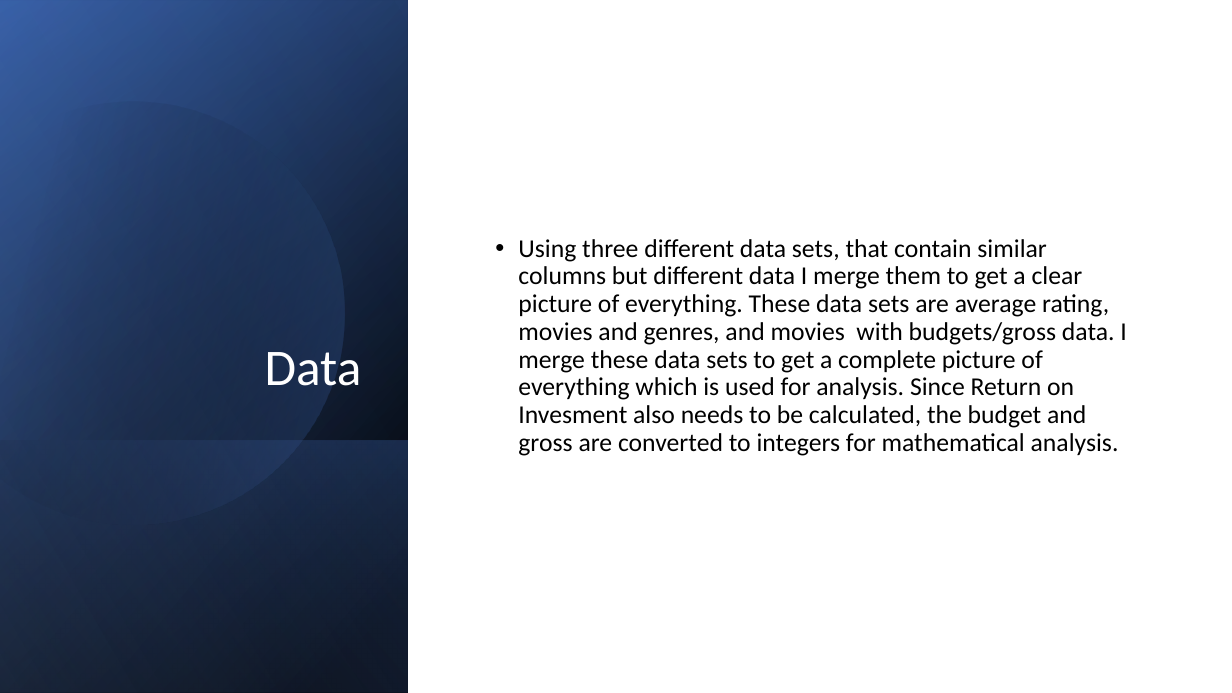
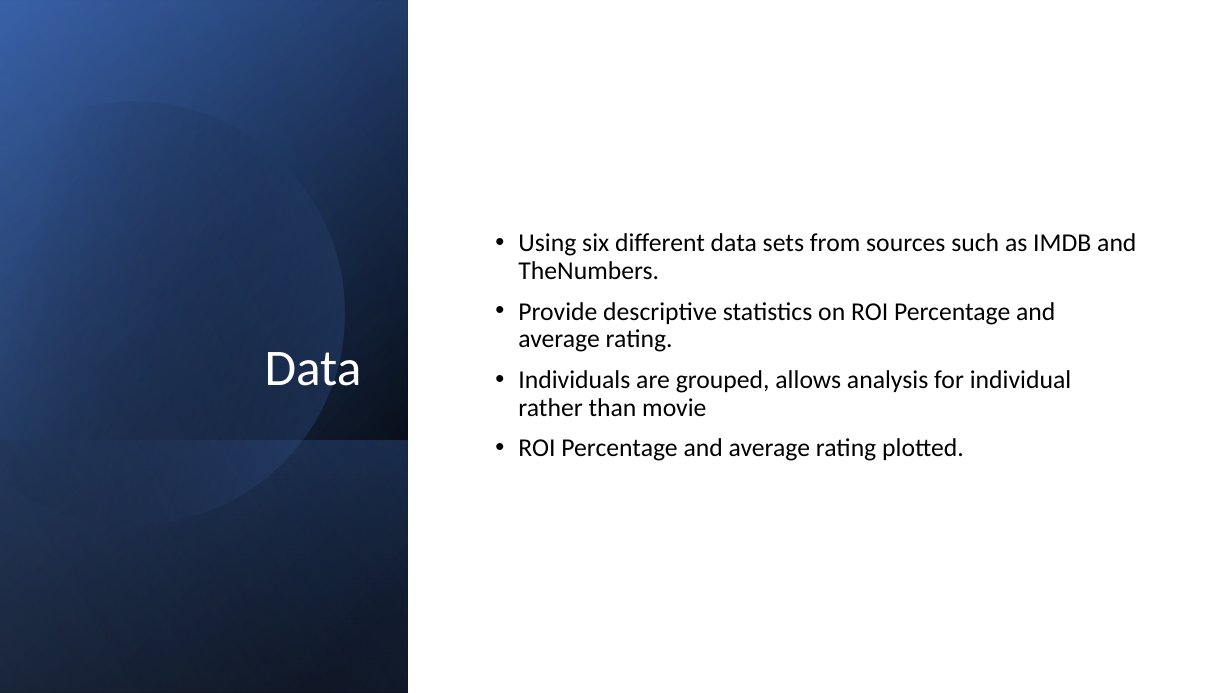
Before and after one commit to carlos-marin1742/dsc-phase-1-project-v2-3, a slide deck: slide 5 of Project 1 Presentation.pptx. Drawn at 1232x693 pixels with LibreOffice and Linux fonts; fonts in the diff are those of the drawing. Boxes give left, top, right and bottom in pixels: in the first picture for what was removed or moved away, otherwise in the second. Text is boxed around its words. In the diff, an @@ line names an element or a change of style, - is before the commit and + after.

```diff
--- a/Project 1 Presentation.pptx
+++ b/Project 1 Presentation.pptx
@@ text at (518, 233, 1136, 461): text changed @@
-• Using three different data sets, that contain similar columns but different data I merge them to get a clear picture of everything. These data sets are average rating, movies and genres, and movies with budgets/gross data. I merge these data sets to get a complete picture of everything which is used for analysis. Since Return on Invesment also needs to be calculated, the budget and gross are converted to integers for mathematical analysis.
+• Using six different data sets from sources such as IMDB and TheNumbers.
+• Provide descriptive statistics on ROI Percentage and average rating.
+• Individuals are grouped, allows analysis for individual rather than movie
+• ROI Percentage and average rating plotted.
```
Also in this commit, not shown: 6 other slides changed, 6 slides added, 2 slides removed, 1 other file.
